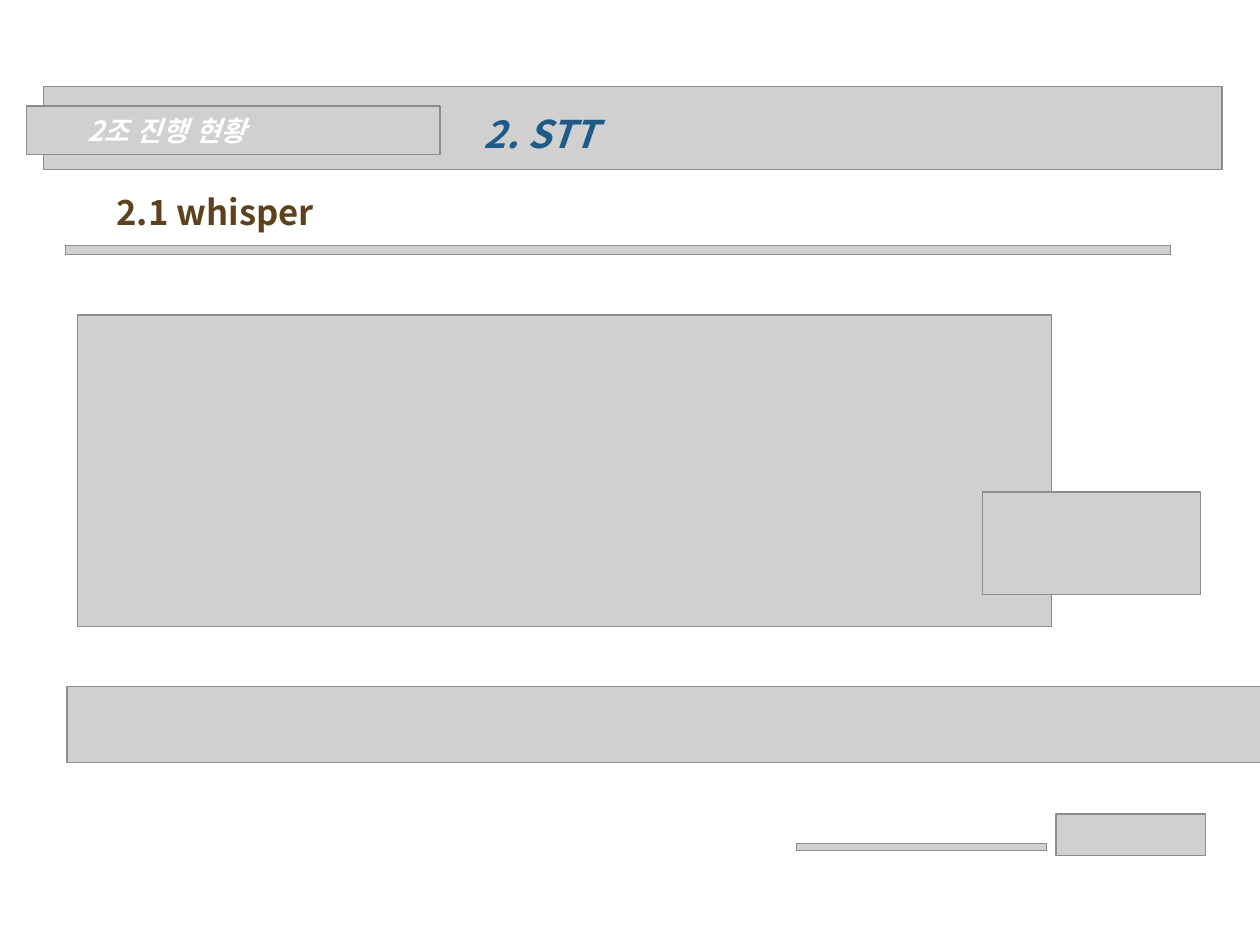
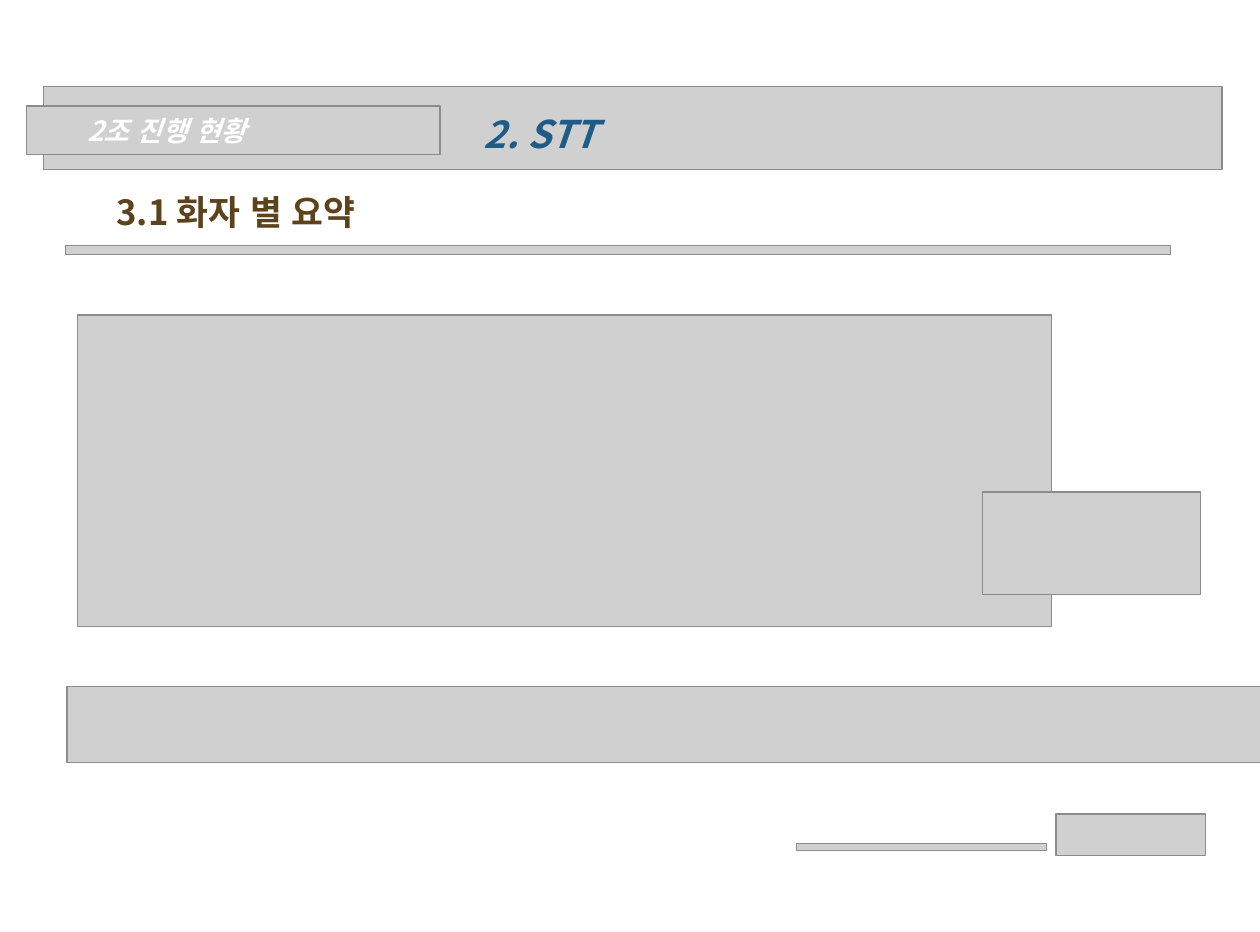
Before and after one commit to wonchul98/audio-to-summary, a slide deck: slide 8 of ppt/0522_2조_나현희_신원철.pptx (slide 5 before the commit). Drawn at 1260x932 pixels with LibreOffice and Linux fonts; fonts in the diff are those of the drawing; grey boxes stand for pictures; background and template pictures are left out. Boxes give left, top, right and bottom in pixels: in the first picture for what was removed or moved away, otherwise in the second. Text is boxed around its words. In the diff, an @@ line names an element or a change of style, - is before the commit and + after.

```diff
--- a/ppt/0522_2조_나현희_신원철.pptx
+++ b/ppt/0522_2조_나현희_신원철.pptx
@@ text at [117,196,356,228]: text changed @@
-2.1 whisper
+3.1 화자 별 요약
```
Also in this commit, not shown: 1 other slide changed, 5 slides added, 1 other file.
